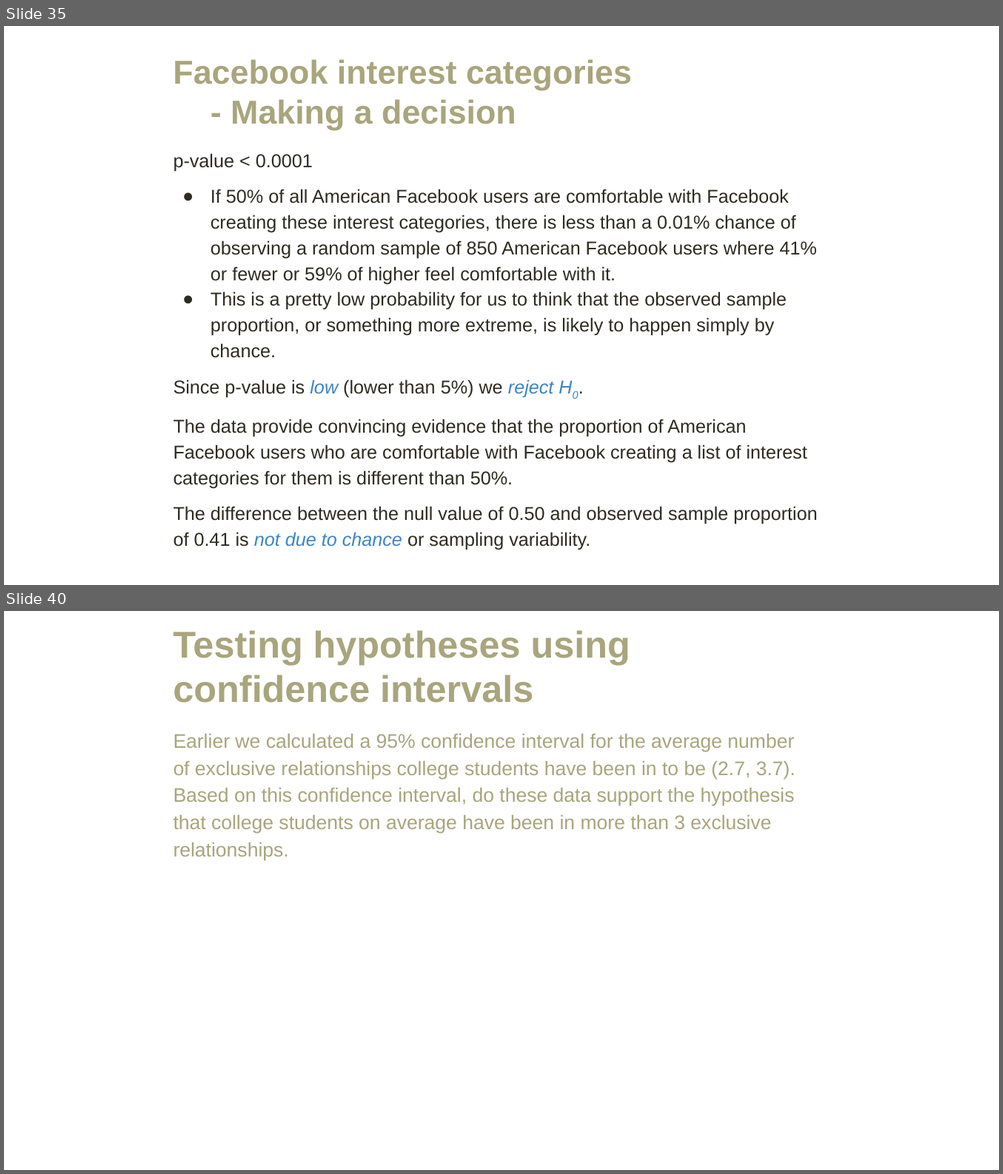
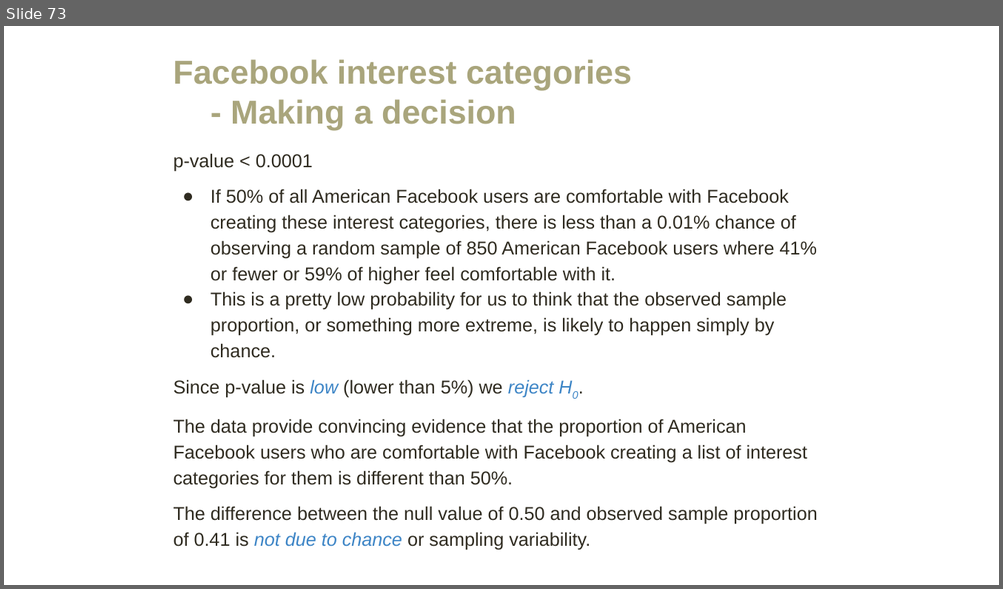
Before and after one commit to amosca01/MATH108-F23, a slide deck: slides/09-hypothesis-testing.pptx. Shown one above the other, each under a label of ours: slides 35 and 40 before the commit, slide 73 after it; the slides between them are not shown. The pictures are 1003x1174 and 1003x589 pixels, drawn with LibreOffice and Linux fonts; fonts in the diff are those of the drawing. Boxes give left, top, right and bottom in pixels: in the first picture for what was removed or moved away, otherwise in the second. Text is boxed around its words. In the diff, an @@ line names an element or a change of style, - is before the commit and + after.

```diff
--- a/slides/09-hypothesis-testing.pptx
+++ b/slides/09-hypothesis-testing.pptx
@@ slide 40 removed at bbox=[4, 611, 999, 1170], background #FFFFFF @@
@@ title removed at bbox=[173, 630, 630, 703] @@
-Testing hypotheses using confidence intervals
@@ text removed at bbox=[173, 734, 795, 860] @@
-Earlier we calculated a 95% confidence interval for the average number of exclusive relationships college students have been in to be (2.7, 3.7). Based on this confidence interval, do these data support the hypothesis that college students on average have been in more than 3 exclusive relationships.
@@ what was slide 35 is now slide 73 @@
```
Also in this commit, not shown: 17 slides changed, 10 slides added, 9 other slides removed, 2 other files.
